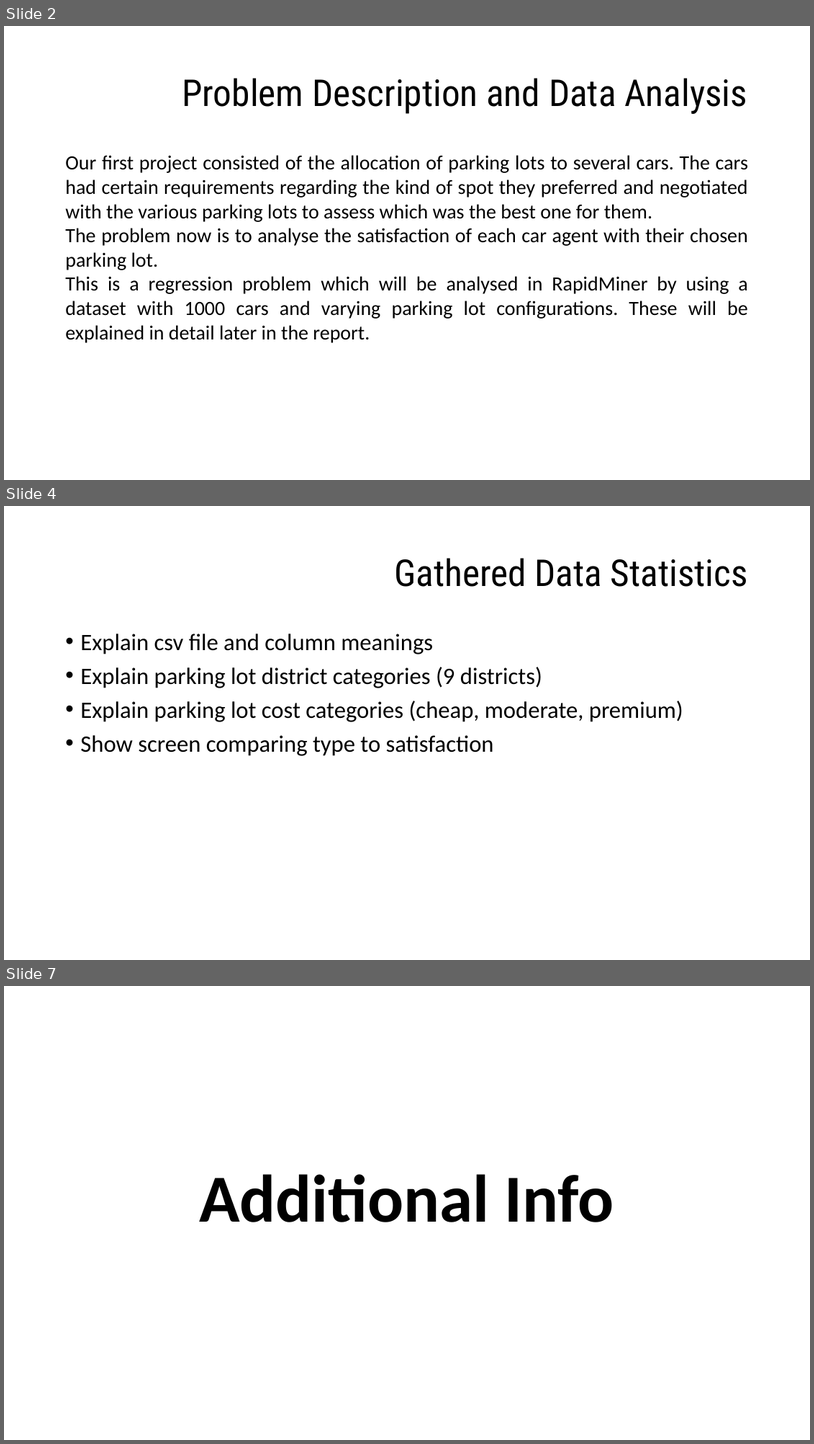
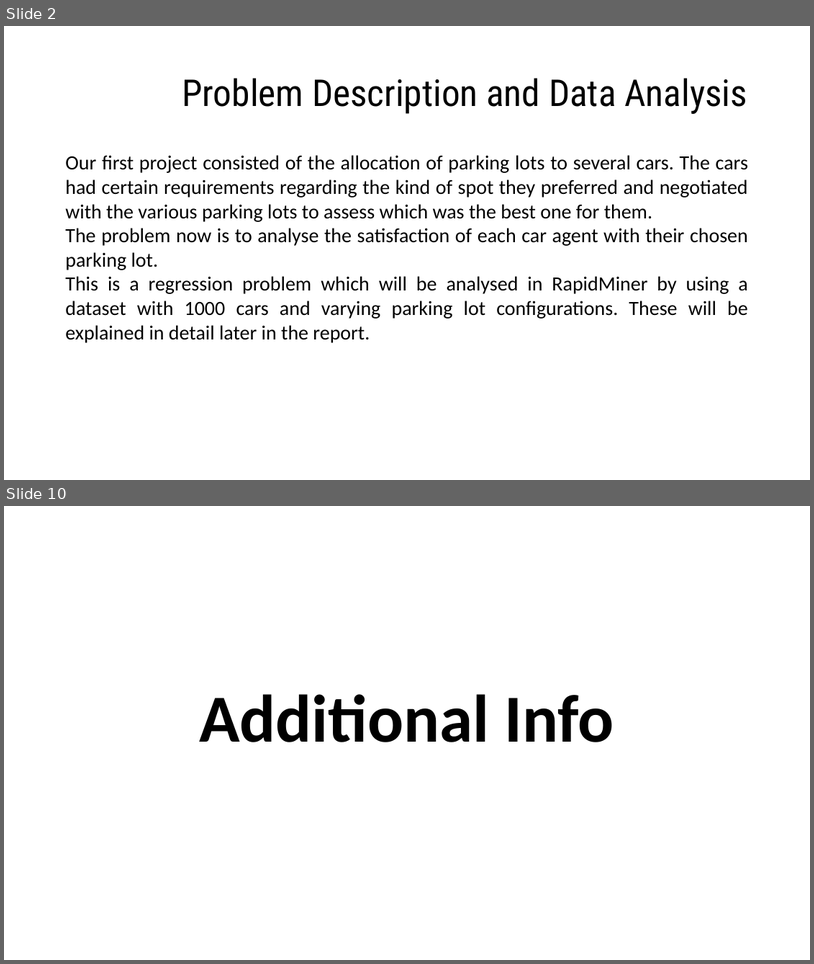
Before and after one commit to EZSPECIAL/AIAD18-19, a slide deck: TP2/docs/report.pptx. Shown one above the other, each under a label of ours: slides 2, 4 and 7 before the commit, slides 2 and 10 after it; the slides between them are not shown. The pictures are 814x1444 and 814x964 pixels, drawn with LibreOffice and Linux fonts; fonts in the diff are those of the drawing. Boxes give left, top, right and bottom in pixels: in the first picture for what was removed or moved away, otherwise in the second. Text is boxed around its words. In the diff, an @@ line names an element or a change of style, - is before the commit and + after.

```diff
--- a/TP2/docs/report.pptx
+++ b/TP2/docs/report.pptx
@@ slide 4 removed at <box>4,506,810,960</box>, background #FFFFFF @@
@@ title removed at <box>394,558,748,587</box> @@
-Gathered Data Statistics
@@ text removed at <box>80,633,684,756</box> @@
-• Explain csv file and column meanings
-• Explain parking lot district categories (9 districts)
-• Explain parking lot cost categories (cheap, moderate, premium)
-• Show screen comparing type to satisfaction
@@ what was slide 7 is now slide 10 @@
```
Also in this commit, not shown: 5 slides changed, 6 slides added, 1 other slide removed, 7 other files.
